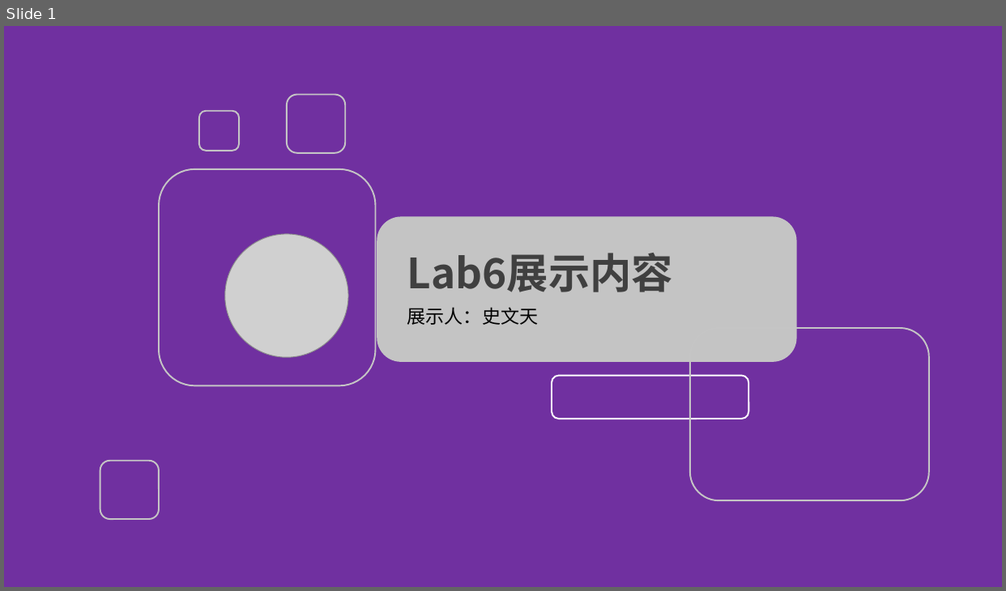
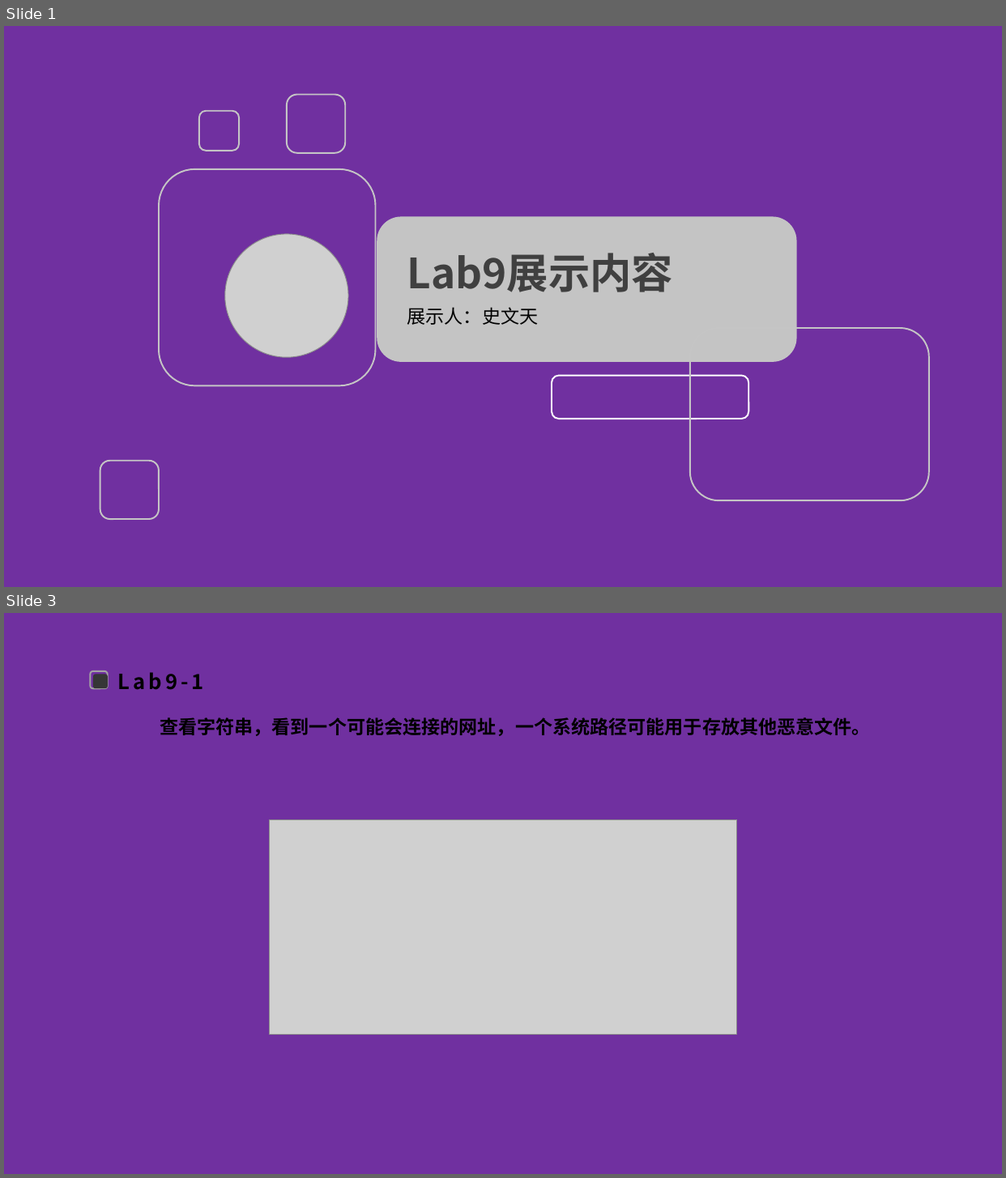
Before and after one commit to FlandreScarlet36/Malicious_code_labs, a slide deck: lab6/Lab6实验分享.pptx. Shown one above the other, each under a label of ours: slide 1 before the commit, slides 1 and 3 after it; the slides between them are not shown. The pictures are 1006x591 and 1006x1178 pixels, drawn with LibreOffice and Linux fonts; fonts in the diff are those of the drawing; grey boxes stand for pictures; background and template pictures are left out. Boxes give left, top, right and bottom in pixels: in the first picture for what was removed or moved away, otherwise in the second. Text is boxed around its words. In the diff, an @@ line names an element or a change of style, - is before the commit and + after.

```diff
--- a/lab6/Lab6实验分享.pptx
+++ b/lab6/Lab6实验分享.pptx
@@ slide 3 added at [4,613,1002,1174], background picture (left out) @@
@@ rounded rectangle added at [90,671,108,688], outline #A3A3A3 1.5 pt @@
@@ rounded rectangle added at [93,675,108,688], fill #363636 @@
@@ text added at [118,672,204,690], 20 pt, text #000000, bold @@
+Lab9-1
@@ text added at [160,717,871,736], 18 pt, text #000000, bold @@
+查看字符串，看到一个可能会连接的网址，一个系统路径可能用于存放其他恶意文件。
@@ picture added at [269,820,737,1034] @@
@@ slide 1 changed as well @@
@@ text at [407,253,673,292]: text changed @@
-Lab6展示内容
+Lab9展示内容
```
Also in this commit, not shown: 2 other slides changed, 31 other slides added, 9 slides removed, 2 other files.
